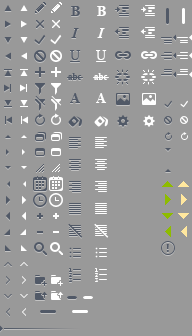
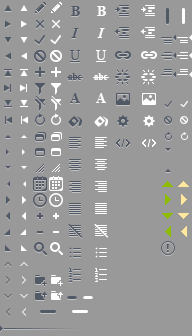
Layer changes from the first 192px x 336px image to the second:
added layer "view-html" in group "editor" over [116, 139, 130, 148]
added layer "view-html hover" in group "editor" over [142, 139, 156, 148]
